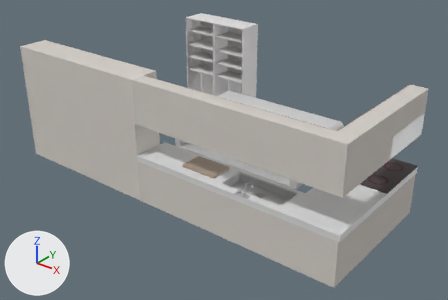
Before and after pictures for a commit that changed the FBX model TigerEngine/Project/Assets/Resource/ArtModel/kitchen/Kitchen.fbx.
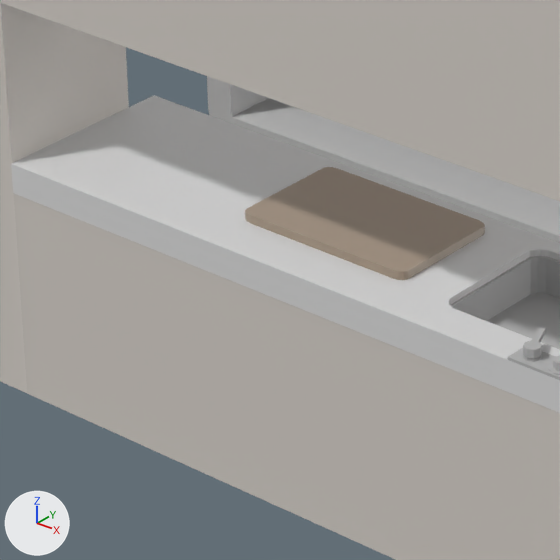
Old and new are each drawn whole from a camera (50 mm lens) standing at (5.92, -7.94, 4.98) and looking at (-0.07, -0.46, 0.34) and again close up on the part from 30% to 55% of the width and 41% to 78% of the height. Arrows for +X, +Y and +Z are at lower left; the lights stay in place. The first two pictures are the older version. Vertices at exactly the same position are counted once.

The first close-up shows 'Kitchen'.
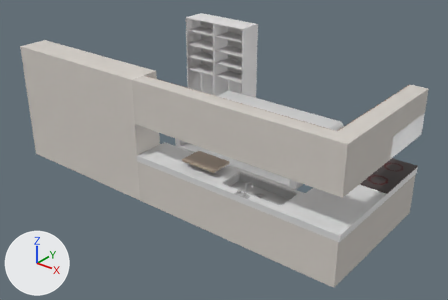
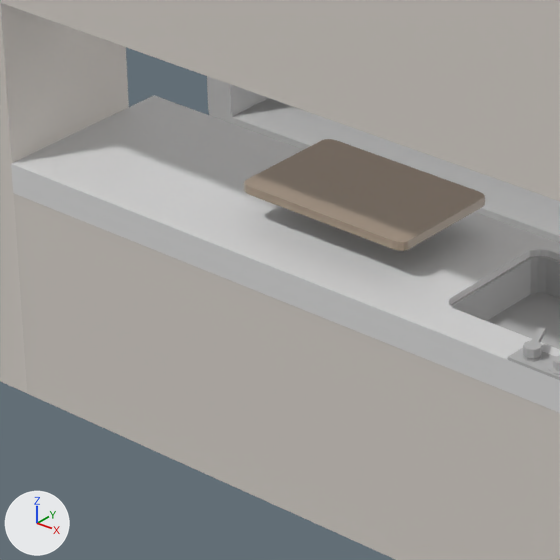
Location of each change, (x1, y1, x2, y2) in pixels of the close-ups (560 x 560 px; the box of a moved part takes in the faces that stretch with it):
part 1 of me_cube_155, moved or reshaped
    before: (245, 167, 485, 280)
    after: (244, 139, 485, 251)

Patch to the scene script:
```diff
--- a/TigerEngine/Project/Assets/Resource/ArtModel/kitchen/Kitchen.fbx.py
+++ b/TigerEngine/Project/Assets/Resource/ArtModel/kitchen/Kitchen.fbx.py
@@ me_cube_155 @@
 me_cube_155.from_pydata(...)  # 2347 vertices, 2327 faces; spans x -3.08..3.08, y -2.16..2.16, z 0.0..2.0
 # used by ob_kitchen; location = (0.0, 0.0, 0.0)
+# me_cube_155 part 1: the loose piece of 32 vertices spanning x 0.38..0.98, y -2.0..-1.62, z 0.79..0.82 is moved by (0.0, 0.0, 0.09)
 me_cube_155.materials.append(mat_ma_kitchen)
```
